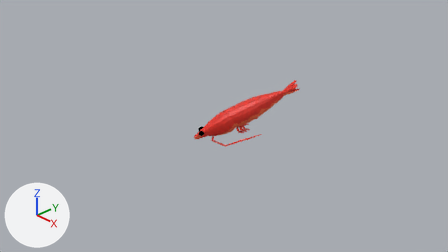
Two versions of the Blender file assets/shrimp.blend, one commit apart.
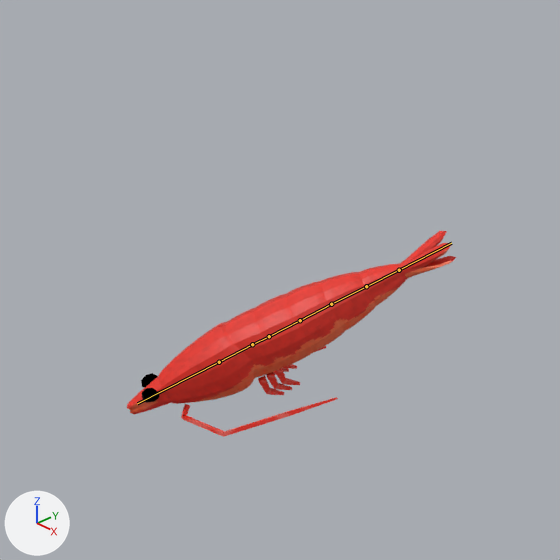
Each version appears first from the file's camera 'Camera', and next in a close-up on the part from 34% to 74% of the width and 2% to 74% of the height. Lighting does not change. The marker at lower left points along +X, +Y and +Z. The older version's two pictures come first. Both versions are drawn at frame 65 of the action 'Trick2'; the numbers are the values there. The bones that bend it are drawn over the model as lines in the close-ups.

Objects in the first close-up: 'Cube', 'eyes', 'legs', 'whisker'.
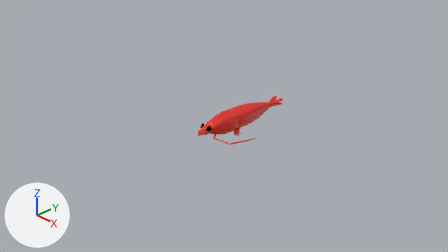
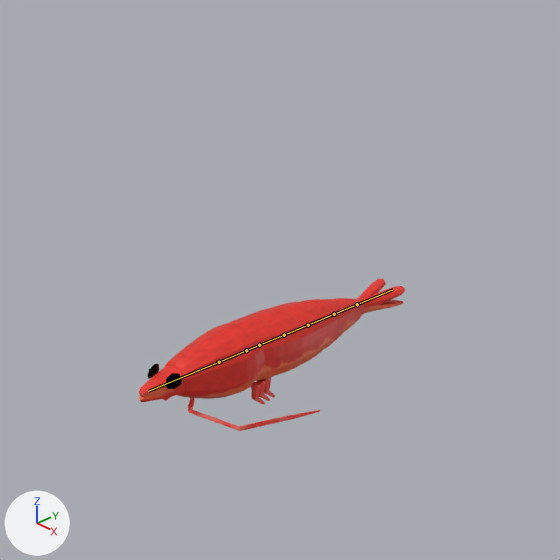
Pixel boxes [x1, y1, x2, y2] of what changed, in the close-ups (560 x 560 px):
'Cube', posed (19% narrower, 33% shorter): before [127, 231, 456, 414]; after [138, 279, 405, 402]
'whisker', posed: before [181, 346, 338, 437]; after [163, 396, 320, 431]
'legs', posed: before [258, 364, 300, 395]; after [250, 377, 275, 405]
'eyes', posed (75% wider, 16% shorter): before [141, 373, 160, 403]; after [148, 364, 182, 389]
bone 'Bone', root to tip: before (219, 362) to (252, 344); after (219, 362) to (246, 350)
bone 'Bone.007', root to tip: before (219, 362) to (137, 403); after (219, 362) to (148, 391)

What the commit changed:
Bone 'Bone' (bone_bone) turns from (29, 3, -40) to (0, 0, 0) degrees about its own x, y and z.
Bone 'Bone.007' (bone_bone_007) turns from (-29, -3, -40) to (0, 0, 0) degrees about its own x, y and z.
